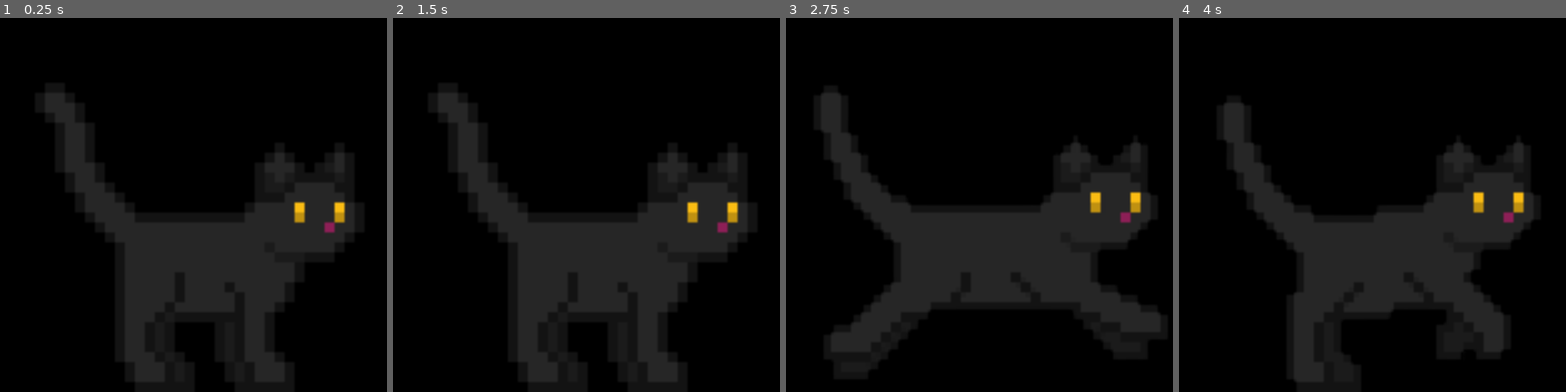
Above: before the commit, frames 1-4 (left to right).
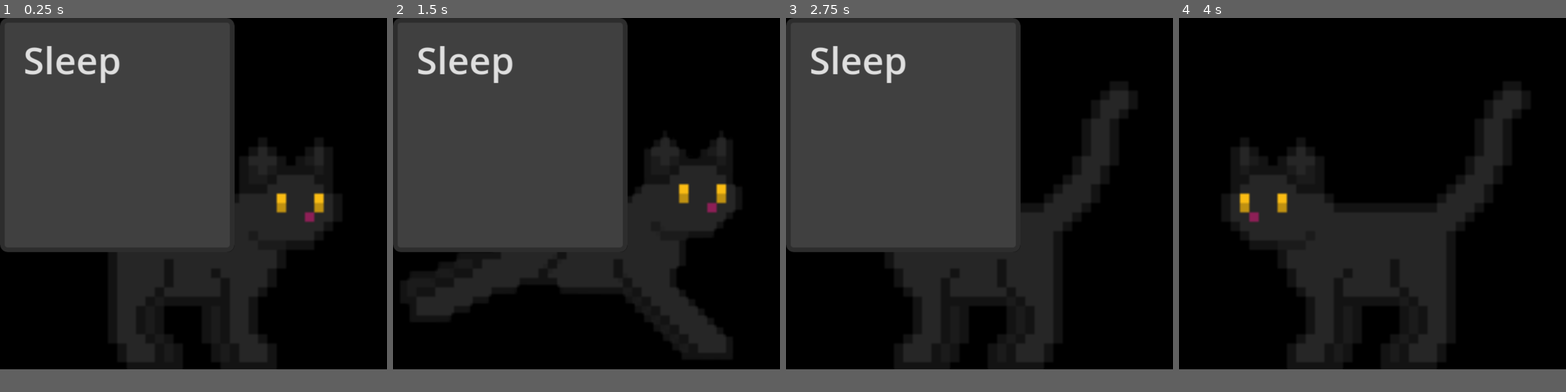
Above: after the commit, the same moments.

Repository: awesomesauce4646/virtual-pet
Game: Godot game, scene res://pet.tscn
Two runs of this game, one before a commit and one after it. Both use one fixed random seed, a clock stepped at 60 frames per second and the inputs below.
Inputs (mouse positions are in pixels of both pictures, inside the frame that each line leads up to):
- Up to frame 1 (0.25 s): no input
- Up to frame 2 (1.5 s): tap Enter at 0.5 s; drag from (582, 227) to (625, 122) at 0.52 s; drag from (509, 223) to (567, 279) at 1.27 s
- Up to frame 3 (2.75 s): move the mouse to (1018, 122) at 2.02 s; hold Right from 2.03 s (still down); tap Alt at 2.1 s; click (1018, 122) at 2.17 s
- Up to frame 4 (4 s): release Right at 2.75 s; drag from (1353, 279) to (1256, 148) at 2.77 s; move the mouse to (1488, 261) at 3.52 s; hold Left from 3.53 s (still down); tap Alt at 3.6 s; click (1488, 261) at 3.67 s
In our replay, the window is 800x774 before the commit and 800x727 after it. These sizes can differ from the game's own. Grey fills any space a smaller window leaves; there, only what the larger window draws over its background counts as a difference.

The runs differ from the first frame. In frame 1, 42% of the frame differs, in the area x 0-92%, y 0-98%; in frame 2, 48%; in frame 3, 49%, in the area x 0-97%, y 0-95%; in frame 4, 12%.

Commit message:
right click pop up menu, sleep

Diff:
--- /dev/null
+++ b/virtual-pet/node_2d.gd
@@ -0,0 +1,9 @@
+extends Node2D
+
+$PopupMenu.add_item("Sleep", 0)
+$PopupMenu.popup_on_parent(Rect2i(Vector2i(event.position), Vector2i..ZERO))
+$PopupMenu.id_pressed.connect(_on_menu_pressed)
+
+func _on_menu_pressed(id):
+	if id == 0
+		print("SLEEP")
--- a/virtual-pet/pet.gd
+++ b/virtual-pet/pet.gd
@@ -16,11 +16,22 @@
 
 @onready var animated_sprite = $AnimatedSprite2D
 @onready var area = $Area2D
+@onready var menu = $PopupMenu
 
 func _ready():
 	screen_size = Vector2(DisplayServer.screen_get_size())
 	animated_sprite.play("Run")
 	area.input_event.connect(_on_area_input)
+	menu.add_item("Sleep", 0)
+	menu.id_pressed.connect(_on_menu_pressed)
+
+func _on_menu_pressed(id):
+	if id == 0:
+		is_idling = true
+		idle_timer = 7.0
+		speed = 0
+		animated_sprite.play("Sleep")
+
 
 func _physics_process(delta: float) -> void:
 	if is_dragging:
@@ -61,15 +72,12 @@
 	if randf() < 0.3:
 		is_idling = true
 		idle_timer = randf_range(1.0, 3.0)
-		var r = randi() % 3
+		var r = randi() % 2
 		if r == 0:
 			animated_sprite.play("Idle")
 			speed = 0
-		elif r == 1:
+		else:
 			animated_sprite.play("Sit")
-			speed = 0
-		else:
-			animated_sprite.play("Idle")
 			speed = 0
 
 func _on_area_input(_viewport, event, _shape_idx):
@@ -83,3 +91,11 @@
 			drag_offset = mouse_pos - win_pos
 		else:
 			is_dragging = false
+	if event is InputEventMouseButton and event.button_index == MOUSE_BUTTON_RIGHT:
+		menu.popup_on_parent(Rect2i(Vector2i(event.position.x, event.position.y - 150), Vector2i.ZERO))
+		is_idling = true
+		speed = 0
+		idle_timer = 3.0
+		animated_sprite.play("Idle")
+		await get_tree().create_timer(3.0).timeout
+		speed = 300
--- a/virtual-pet/pet.tscn
+++ b/virtual-pet/pet.tscn
@@ -4,6 +4,7 @@
 [ext_resource type="Texture2D" uid="uid://cbslb2o8obawe" path="res://Black-Idle.png" id="2_s0gbd"]
 [ext_resource type="Texture2D" uid="uid://ekwhlvj1o0ab" path="res://Black-Run.png" id="3_j8hq5"]
 [ext_resource type="Texture2D" uid="uid://bp11cw4rt4vbk" path="res://Black-Sit.png" id="4_j8hq5"]
+[ext_resource type="Texture2D" uid="uid://cwemcuj032pvg" path="res://Black-Sleep.png" id="5_5bqq7"]
 
 [sub_resource type="AtlasTexture" id="AtlasTexture_11scu"]
 atlas = ExtResource("2_s0gbd")
@@ -104,6 +105,22 @@
 [sub_resource type="AtlasTexture" id="AtlasTexture_621w0"]
 atlas = ExtResource("4_j8hq5")
 region = Rect2(1152, 0, 192, 192)
+
+[sub_resource type="AtlasTexture" id="AtlasTexture_qqo4d"]
+atlas = ExtResource("5_5bqq7")
+region = Rect2(0, 0, 192, 192)
+
+[sub_resource type="AtlasTexture" id="AtlasTexture_6e2du"]
+atlas = ExtResource("5_5bqq7")
+region = Rect2(192, 0, 192, 192)
+
+[sub_resource type="AtlasTexture" id="AtlasTexture_phljq"]
+atlas = ExtResource("5_5bqq7")
+region = Rect2(384, 0, 192, 192)
+
+[sub_resource type="AtlasTexture" id="AtlasTexture_dkavk"]
+atlas = ExtResource("5_5bqq7")
+region = Rect2(576, 0, 192, 192)
 
 [sub_resource type="SpriteFrames" id="SpriteFrames_0af3v"]
 animations = [{
@@ -196,6 +213,23 @@
 "loop": 1,
 "name": &"Sit",
 "speed": 5.0
+}, {
+"frames": [{
+"duration": 2.0,
+"texture": SubResource("AtlasTexture_qqo4d")
+}, {
+"duration": 1.0,
+"texture": SubResource("AtlasTexture_6e2du")
+}, {
+"duration": 1.0,
+"texture": SubResource("AtlasTexture_phljq")
+}, {
+"duration": 1.0,
+"texture": SubResource("AtlasTexture_dkavk")
+}],
+"loop": 1,
+"name": &"Sleep",
+"speed": 5.0
 }]
 
 [sub_resource type="RectangleShape2D" id="RectangleShape2D_j863a"]
@@ -205,11 +239,10 @@
 script = ExtResource("1_s0gbd")
 
 [node name="AnimatedSprite2D" type="AnimatedSprite2D" parent="." unique_id=789550521]
-position = Vector2(82, 54)
+position = Vector2(82, 55)
 sprite_frames = SubResource("SpriteFrames_0af3v")
-animation = &"Run"
-frame = 4
-frame_progress = 0.3074729
+animation = &"Sleep"
+frame_progress = 0.017367724
 
 [node name="Area2D" type="Area2D" parent="." unique_id=46219409]
 position = Vector2(-17, -49)
@@ -217,3 +250,7 @@
 [node name="CollisionShape2D" type="CollisionShape2D" parent="Area2D" unique_id=296506306]
 position = Vector2(93.5, 133.5)
 shape = SubResource("RectangleShape2D_j863a")
+
+[node name="PopupMenu" type="PopupMenu" parent="." unique_id=617471648]
+oversampling_override = 1.0
+visible = true
--- a/virtual-pet/project.godot
+++ b/virtual-pet/project.godot
@@ -17,7 +17,7 @@
 
 [display]
 
-window/size/viewport_width=155
+window/size/viewport_width=165
 window/size/viewport_height=150
 window/size/borderless=true
 window/size/always_on_top=true
Binary file added: virtual-pet/Black-Sleep.png
Not shown, added: virtual-pet/Black-Sleep.png.import
Not shown, added: virtual-pet/node_2d.gd.uid
